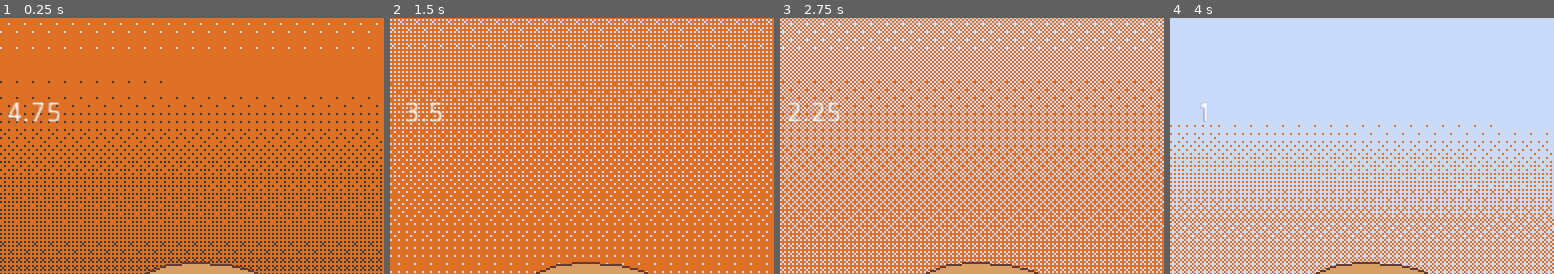
Above: before the commit, frames 1-4 (left to right).
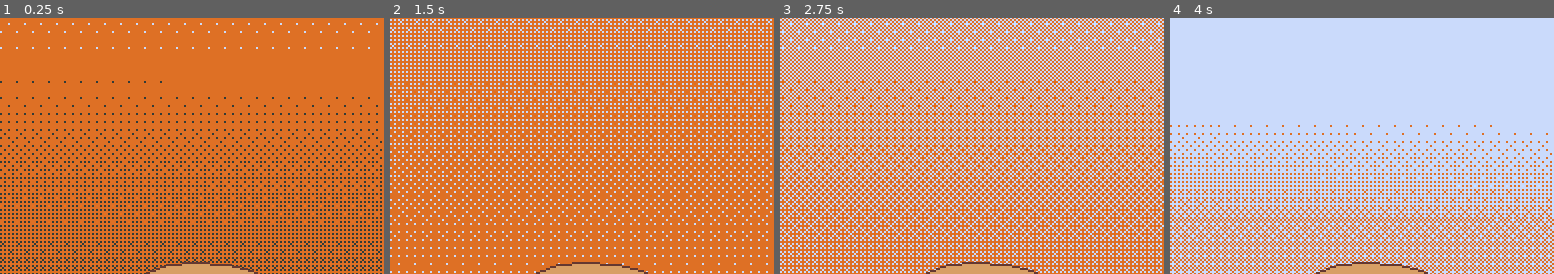
Above: after the commit, the same moments.

Repository: Archund/Parashoot
Game: Godot game, scene res://scenes/main.tscn
Two runs of this game, one before a commit and one after it. Both use one fixed random seed, a clock stepped at 60 frames per second and the inputs below.
Inputs:
- Up to frame 1 (0.25 s): no input
- Up to frame 2 (1.5 s): no input
- Up to frame 3 (2.75 s): no input
- Up to frame 4 (4 s): no input
The pictures show only the part of the screen within x 46-96%, y 0-50%; the shares and areas given below are measured in that part.

The runs differ from the first frame. In frame 1, 0.5% of the frame differs, in the area x 2-16%, y 32-41%; in frame 2, 0.3%; in frame 3, 0.4%; in frame 4, less than 0.1%.

Commit message:
BOOMBOOMBOOM
BOWPLOWWOW

Diff:
--- a/scenes/main.tscn
+++ b/scenes/main.tscn
@@ -1,8 +1,9 @@
-[gd_scene load_steps=4 format=2]
+[gd_scene load_steps=5 format=2]
 
 [ext_resource path="res://scripts/main.gd" type="Script" id=1]
 [ext_resource path="res://assets/sky.png" type="Texture" id=2]
 [ext_resource path="res://assets/background.png" type="Texture" id=3]
+[ext_resource path="res://assets/shootsignal.png" type="Texture" id=4]
 
 [node name="Node2D" type="Node2D" index="0"]
 
@@ -41,3 +42,10 @@
 percent_visible = 1.0
 lines_skipped = 0
 max_lines_visible = -1
+
+[node name="Shoot" type="Sprite" parent="." index="3"]
+
+position = Vector2( 2.18408, -75.7124 )
+scale = Vector2( 0.278461, 0.278461 )
+texture = ExtResource( 4 )
+_sections_unfolded = [ "Material" ]
--- a/scripts/main.gd
+++ b/scripts/main.gd
@@ -5,6 +5,7 @@
 var ENEMY
 var TIMER
 var TIMER_LABEL
+var SHOOT_LABEL
 
 var draw = false
 
@@ -25,6 +26,7 @@
 	TIMER.start()
 
 	TIMER_LABEL = get_node("TimerLabel")
+	SHOOT_LABEL = get_node("Shoot")
 
 
 func _TIMER_timeout():
@@ -38,6 +40,12 @@
 	if(SKY.global_position.y < self.global_position.y*4 && !draw):
 		timer = 0
 		SKY.global_position.y = (1-(TIMER.time_left/time))*self.global_position.y*4
+		SHOOT_LABEL.hide()
+		TIMER_LABEL.hide()
+
 
 	timer = timer + delta
 	TIMER_LABEL.text = String(TIMER.time_left)
+	if (TIMER.time_left ==0):
+		TIMER_LABEL.text = "SHOOT!"
+		SHOOT_LABEL.show()
